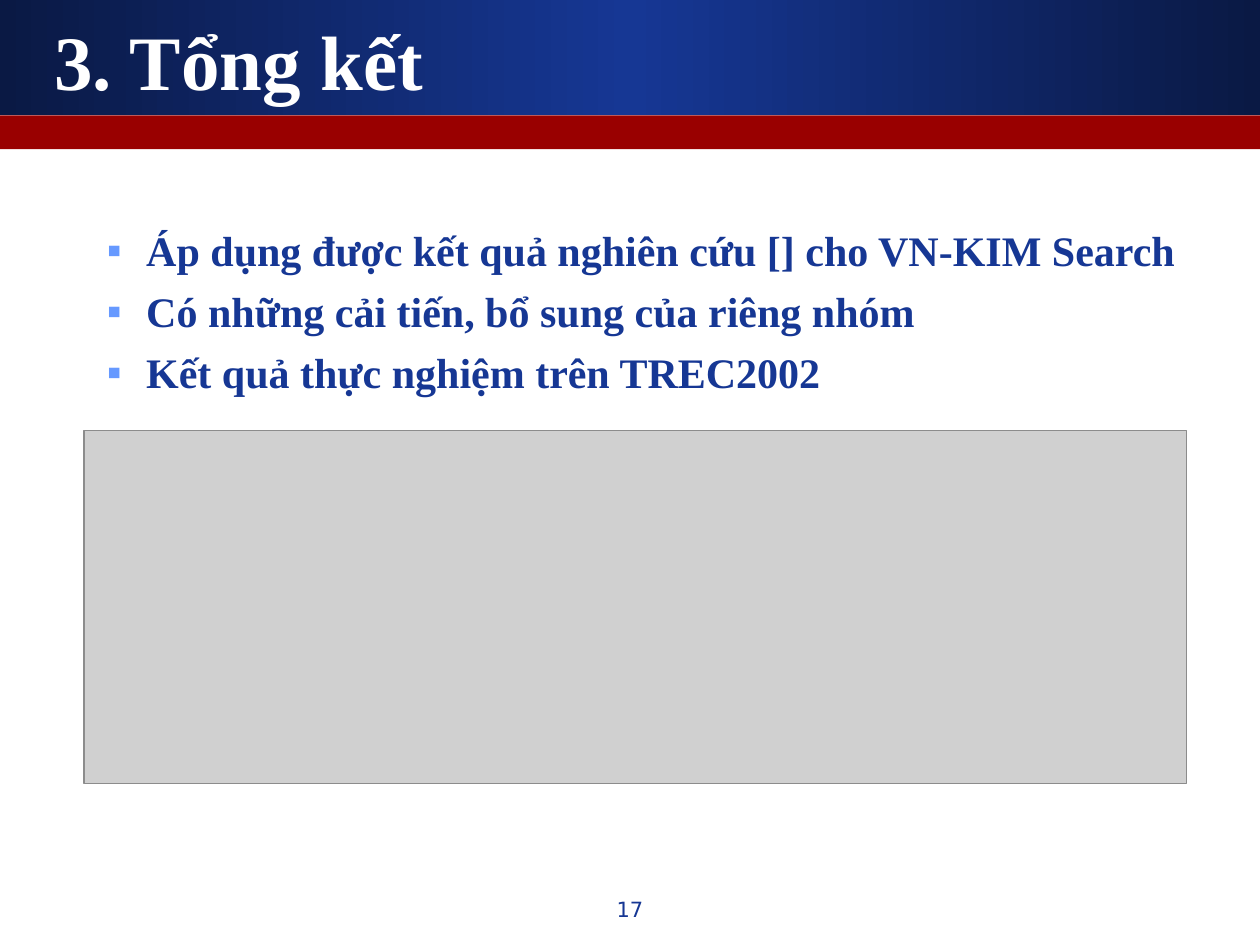
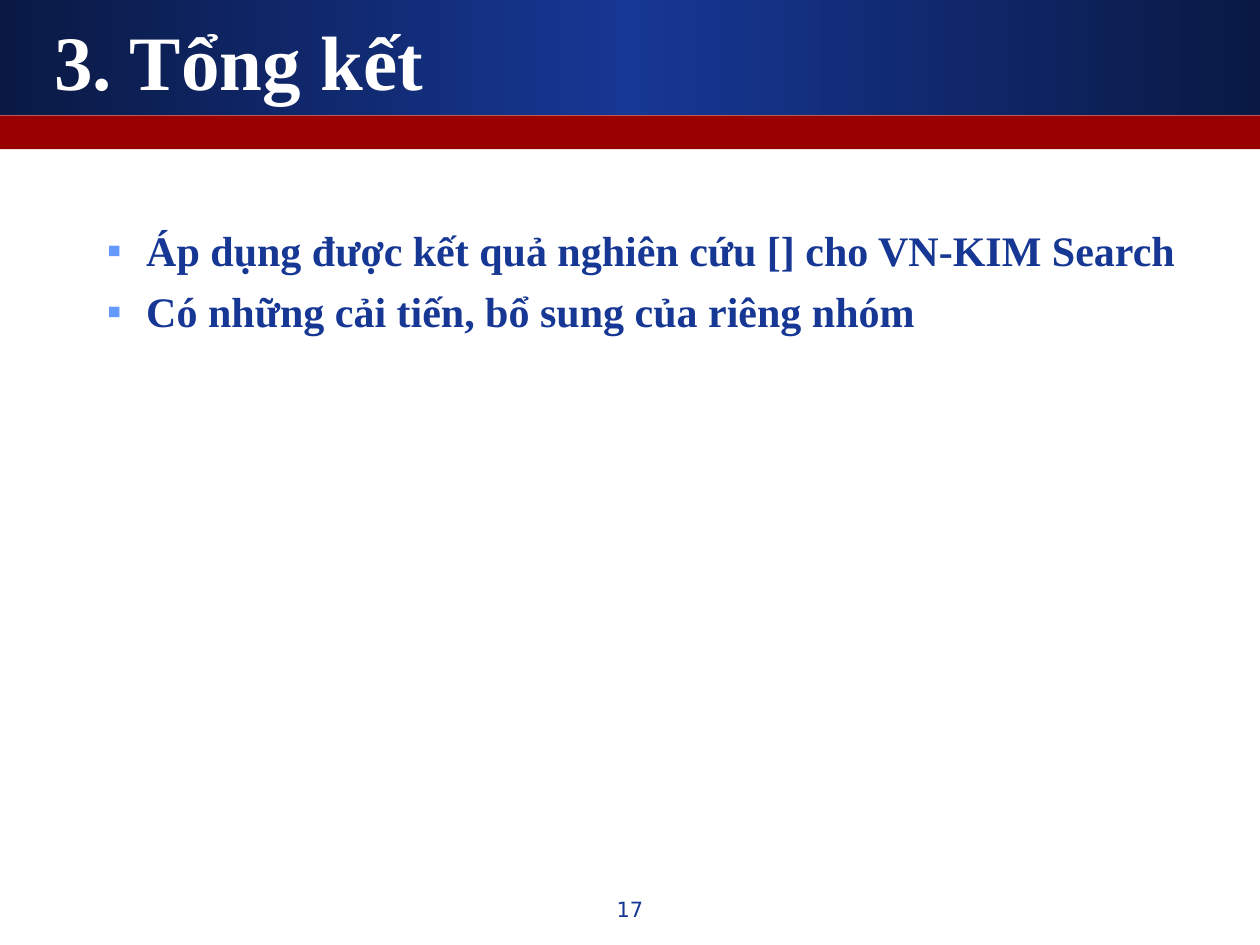
Before and after one commit to leaderwing/kt-kimres, a slide deck: slide 17 of note/[Thesis] Presentation.ppt. Drawn at 1260x945 pixels with LibreOffice and Linux fonts; fonts in the diff are those of the drawing; grey boxes stand for pictures. Boxes give left, top, right and bottom in pixels: in the first picture for what was removed or moved away, otherwise in the second. Text is boxed around its words. In the diff, an @@ line names an element or a change of style, - is before the commit and + after.

```diff
--- a/note/[Thesis] Presentation.ppt
+++ b/note/[Thesis] Presentation.ppt
@@ text at bbox=[146, 357, 821, 397]: paragraph removed @@
-  ▪ Kết quả thực nghiệm trên TREC2002
@@ picture removed at bbox=[84, 431, 1187, 784] @@
```
Also in this commit, not shown: 1 other slide changed.
